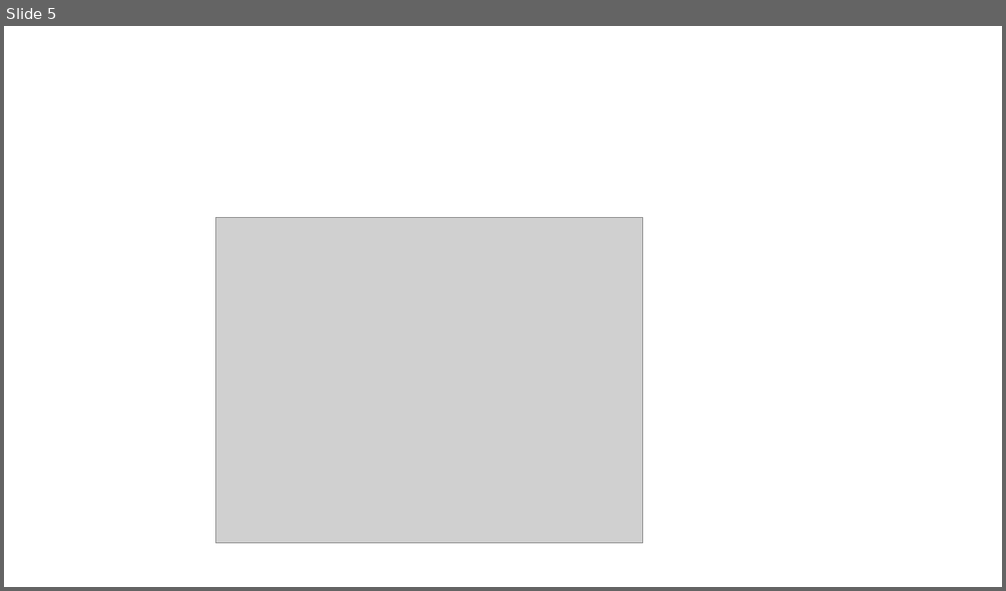
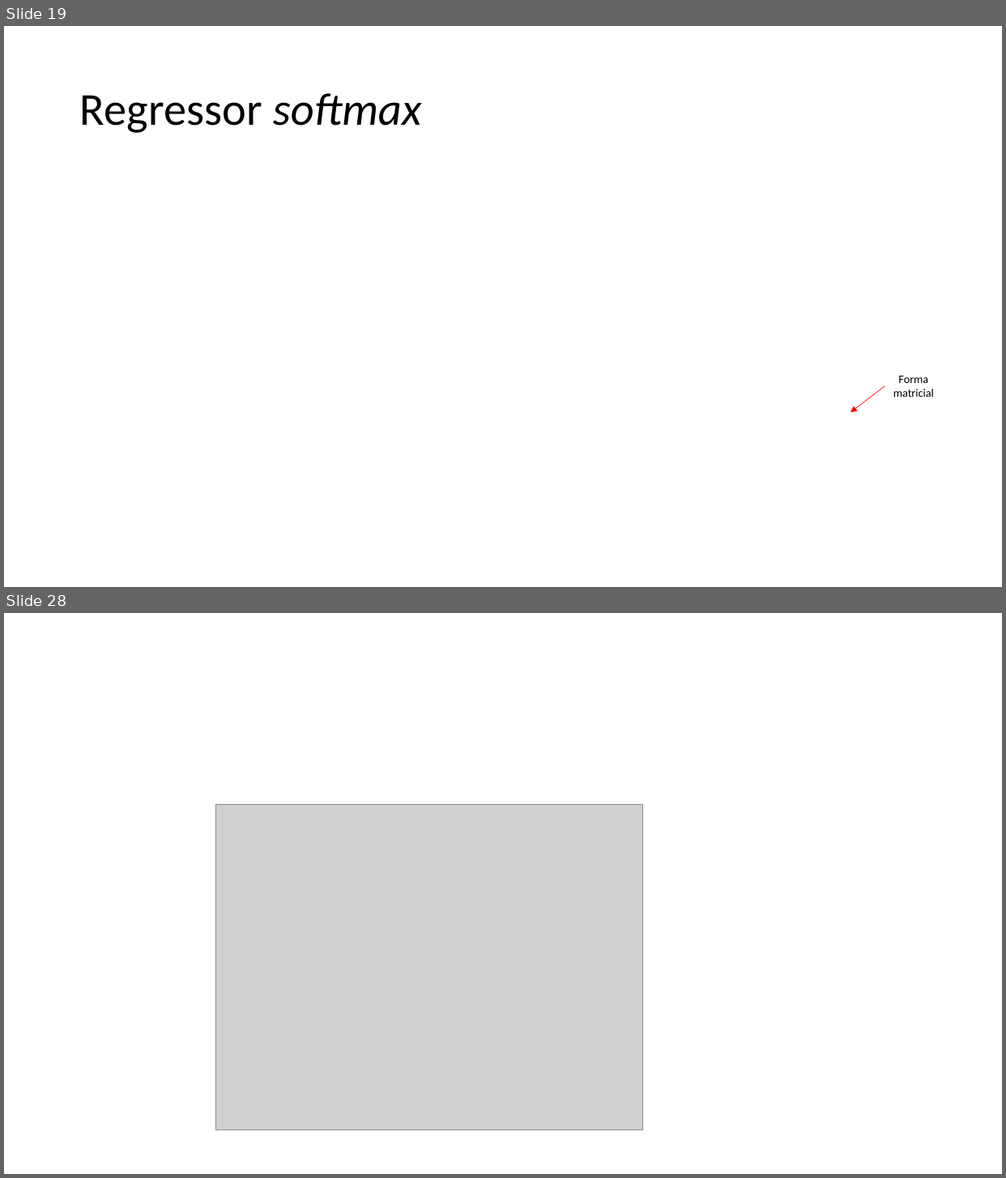
Before and after one commit to zz4fap/c24_inteligencia_artificial, a slide deck: slides/C24_Regressor_Softmax.pptx. Shown one above the other, each under a label of ours: slide 5 before the commit, slides 19 and 28 after it; the slides between them are not shown. The pictures are 1006x591 and 1006x1178 pixels, drawn with LibreOffice and Linux fonts; fonts in the diff are those of the drawing; grey boxes stand for pictures. Boxes give left, top, right and bottom in pixels: in the first picture for what was removed or moved away, otherwise in the second. Text is boxed around its words. In the diff, an @@ line names an element or a change of style, - is before the commit and + after.

```diff
--- a/slides/C24_Regressor_Softmax.pptx
+++ b/slides/C24_Regressor_Softmax.pptx
@@ slide 19 added at box(4, 26, 1002, 587), background #FFFFFF @@
@@ title added at box(80, 93, 422, 133), 44 pt, text #000000 @@
+Regressor softmax
@@ arrow added from (885, 386) to (850, 412), #FF0000 0.5 pt @@
@@ text added at box(893, 376, 934, 397), 11 pt, text #000000 @@
+Forma matricial
@@ what was slide 5 is now slide 28 @@
```
Also in this commit, not shown: 24 other slides added, 2 slides removed.
